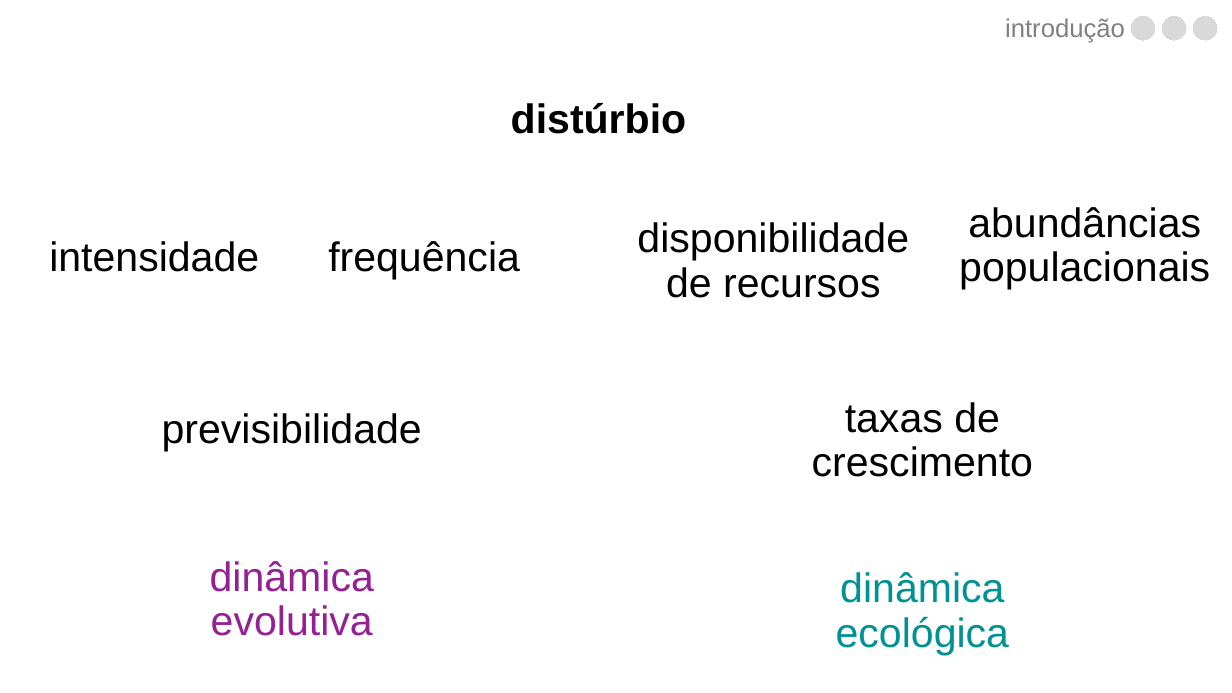
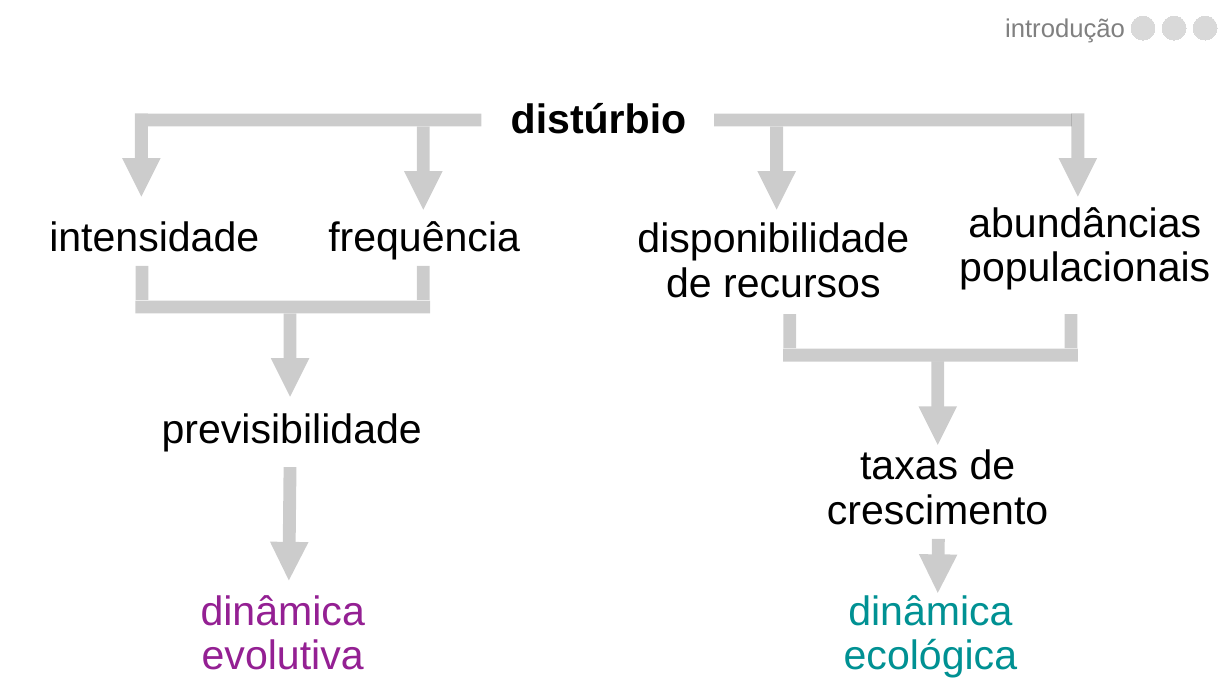
Before and after one commit to luisanovara/dissertacao, a slide deck: slide 47 of DEFESA.pptx (slide 42 before the commit). Drawn at 1232x693 pixels with LibreOffice and Linux fonts; fonts in the diff are those of the drawing. Boxes give left, top, right and bottom in pixels: in the first picture for what was removed or moved away, otherwise in the second. Text is boxed around its words. In the diff, an @@ line names an element or a change of style, - is before the commit and + after.

```diff
--- a/DEFESA.pptx
+++ b/DEFESA.pptx
@@ arrow added from (141, 114) to (141, 197), #000000 10 pt @@
@@ arrow added from (1079, 114) to (1079, 197), #000000 10 pt @@
@@ text "intensidade": place and size @@
-text "intensidade" at (49, 241, 259, 272)
+text "intensidade" at (49, 221, 259, 252)
@@ line added from (482, 120) to (148, 120), #000000 10 pt @@
@@ text "frequência": place and size @@
-text "frequência" at (328, 241, 520, 279)
+text "frequência" at (328, 221, 520, 260)
@@ arrow added from (423, 127) to (423, 210), #000000 10 pt @@
@@ line added from (714, 120) to (1072, 120), #000000 10 pt @@
@@ arrow added from (777, 127) to (777, 210), #000000 10 pt @@
@@ group added at (136, 266, 431, 396): 3 lines, 1 arrow @@
@@ group added at (784, 314, 1079, 445): 3 lines, 1 arrow @@
@@ text "taxas de crescimento": place and size @@
-text "taxas de crescimento" at (812, 402, 1033, 477)
+text "taxas de crescimento" at (827, 449, 1048, 525)
@@ arrow added from (290, 468) to (289, 580), #000000 10 pt @@
@@ arrow added from (939, 539) to (938, 593), #000000 10 pt @@
@@ text "dinâmica evolutiva": place and size @@
-text "dinâmica evolutiva" at (210, 561, 374, 636)
+text "dinâmica evolutiva" at (201, 595, 365, 670)
@@ text "dinâmica ecológica": place and size @@
-text "dinâmica ecológica" at (836, 572, 1009, 655)
+text "dinâmica ecológica" at (844, 595, 1017, 678)
```
Also in this commit, not shown: 1 other slide changed, 7 slides added.
